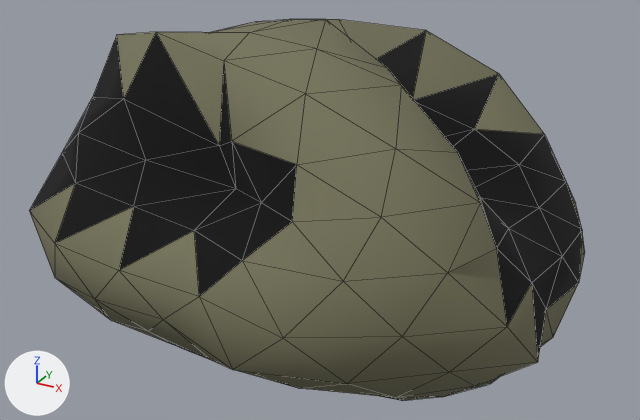
The glTF model assets/asteroids/asteroid_sml_21.glb, before and after one commit.
Camera for both pictures: a 50 mm camera at (1.59, -2.93, 1.44) aimed at (-0.02, -0.01, -0.02). Every picture has the same lights, and +X, +Y and +Z are marked at lower left. The first picture is the older version. Mesh edges are drawn as thin lines. Vertices at exactly the same position are counted once.

In view in the first picture: 'asteroid_sml_21'.
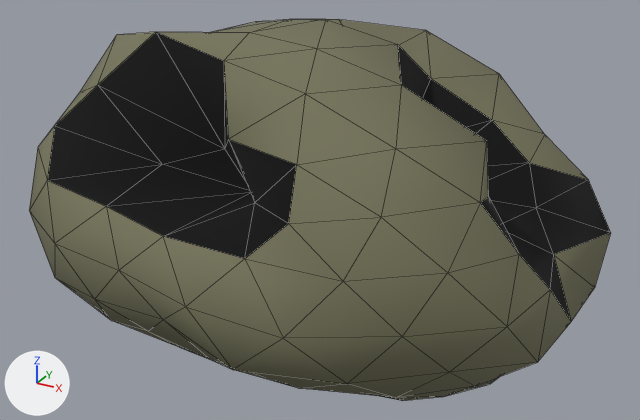
Boxes (x1, y1, x2, y2) around the edits, measured in the pictures (640 x 420 px; the box of a moved part takes in the faces that stretch with it):
```json
{"object": "asteroid_sml_21", "change": "reshaped", "before": [29, 19, 585, 401], "after": [29, 19, 611, 401]}
{"part": 1, "of": "me_icosphere", "change": "moved or reshaped", "before": [29, 19, 585, 370], "after": [29, 19, 611, 370]}
{"part": 2, "of": "me_icosphere", "change": "recoloured", "before": [156, 32, 224, 140], "after": [156, 32, 224, 140], "on screen": "dark yellow to black"}
{"part": 3, "of": "me_icosphere", "change": "recoloured", "before": [29, 31, 582, 359], "after": [29, 31, 611, 361]}
```

The change, as JSON lines over the scene's bpy script:
```json
{"block": "me_icosphere", "where": "# used by ob_asteroid_sml_21; location = (0.0, 0.0, 0.0)"}
{"op": "remove", "block": "me_icosphere", "code": "me_icosphere.from_pydata(...)  # 162 vertices, 320 faces; spans x -1.21..1.03, y -0.96..0.95, z -0.66..0.76"}
{"op": "add", "block": "me_icosphere", "code": "me_icosphere.from_pydata(...)  # 162 vertices, 320 faces; spans x -1.21..1.08, y -0.96..0.95, z -0.66..0.76"}
{"block": "me_icosphere", "change": "me_icosphere part 1: 38 of 162 vertices moved; they spanned x -1.11..1.02, y -0.87..0.35, z -0.16..0.6 and now span x -1.21..1.08, y -0.95..0.38, z -0.17..0.7; mean shift (0.0, -0.01, 0.01); largest move (-0.13, -0.71, 0.15) -> (-0.15, -0.85, 0.18)"}
{"block": "me_icosphere", "change": "me_icosphere part 2: 1 face spanning x -0.54..-0.17, y -0.43..-0.34, z 0.31..0.72 switches from mat_rock_asteroid_sml_21 (dark yellow #76755b) to mat_crater_asteroid_sml_21 (black #000000)"}
{"block": "me_icosphere", "change": "me_icosphere part 3: 25 faces spanning x -1.21..1.08, y -0.95..0.79, z -0.31..0.76 switch from mat_crater_asteroid_sml_21 (black #000000) to mat_rock_asteroid_sml_21 (dark yellow #76755b)"}
{"block": "me_icosphere", "change": "other edits to the shape of me_icosphere do not show in these pictures"}
```
